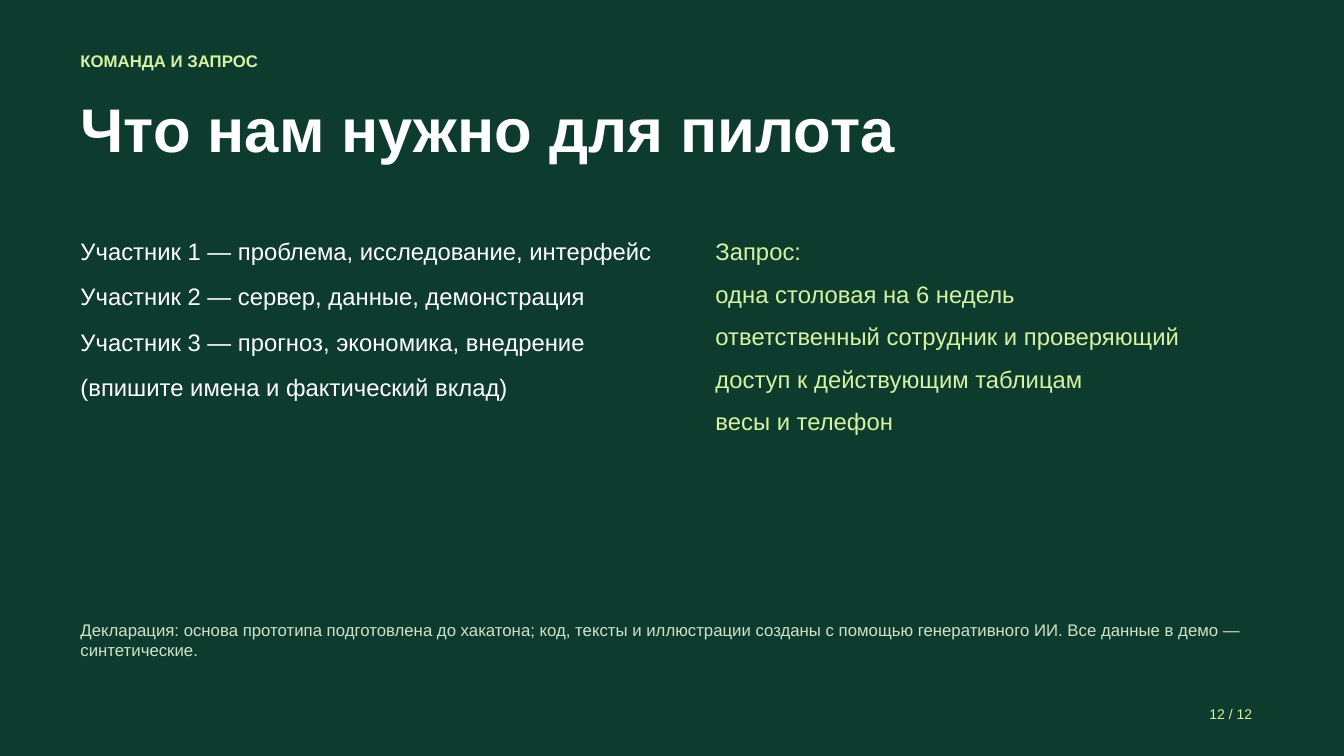
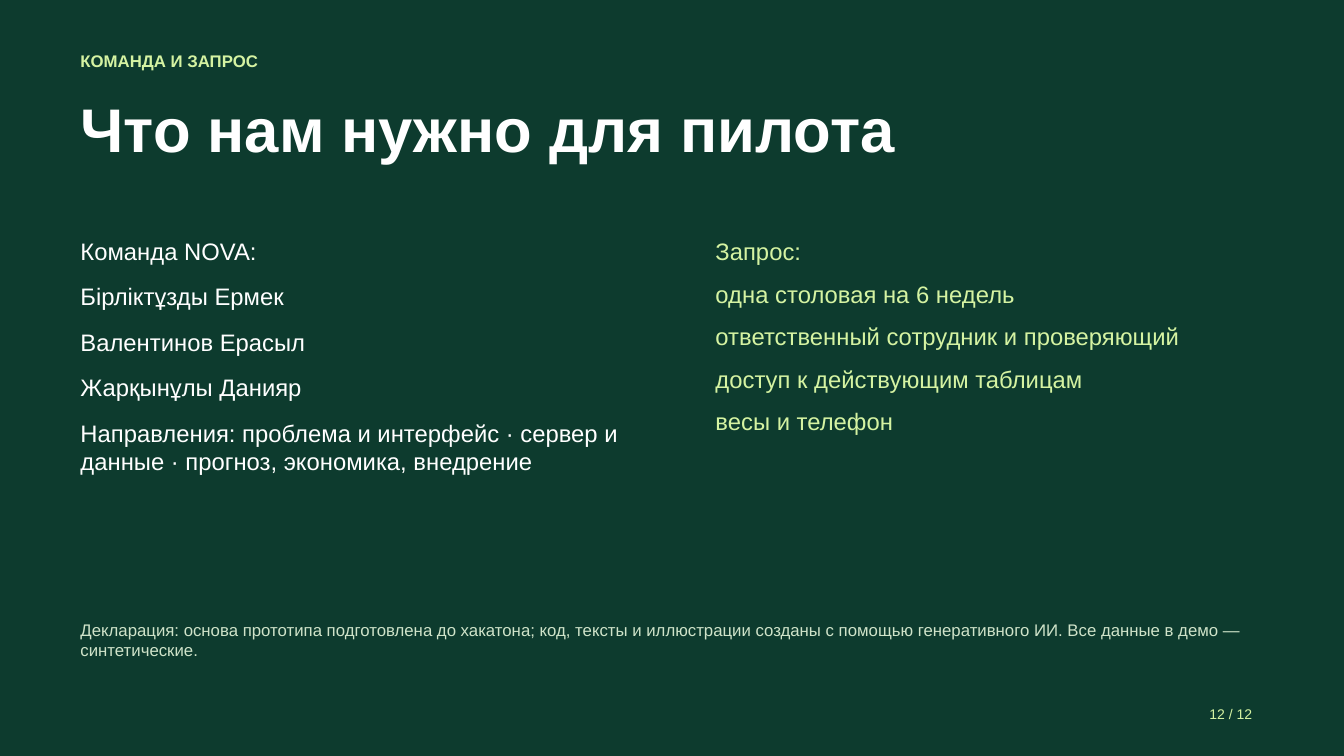
Before and after one commit to zharkynulydaniyar-lab/NOVA_QALDYQ, a slide deck: slide 12 of docs/presentation/Qaldyq-NOVA.pptx. Drawn at 1344x756 pixels with LibreOffice and Linux fonts; fonts in the diff are those of the drawing. Boxes give left, top, right and bottom in pixels: in the first picture for what was removed or moved away, otherwise in the second. Text is boxed around its words. In the diff, an @@ line names an element or a change of style, - is before the commit and + after.

```diff
--- a/docs/presentation/Qaldyq-NOVA.pptx
+++ b/docs/presentation/Qaldyq-NOVA.pptx
@@ text at <box>80,243,617,475</box>: text changed @@
-Участник 1 — проблема, исследование, интерфейс
-Участник 2 — сервер, данные, демонстрация
-Участник 3 — прогноз, экономика, внедрение
-(впишите имена и фактический вклад)
+Команда NOVA:
+Бірліктұзды Ермек
+Валентинов Ерасыл
+Жарқынұлы Данияр
+Направления: проблема и интерфейс · сервер и данные · прогноз, экономика, внедрение
```
Also in this commit, not shown: 1 other slide changed, 11 other files.
